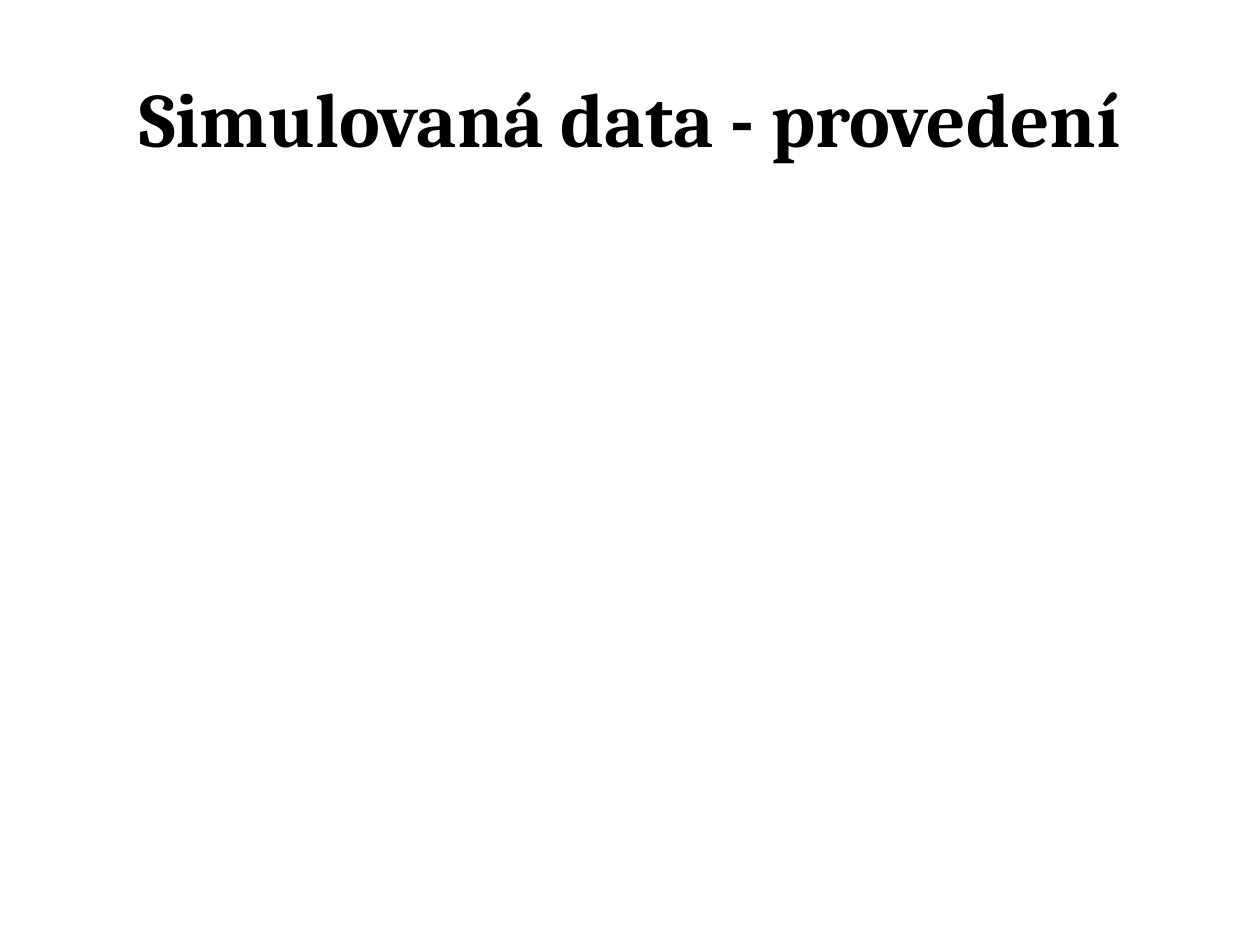
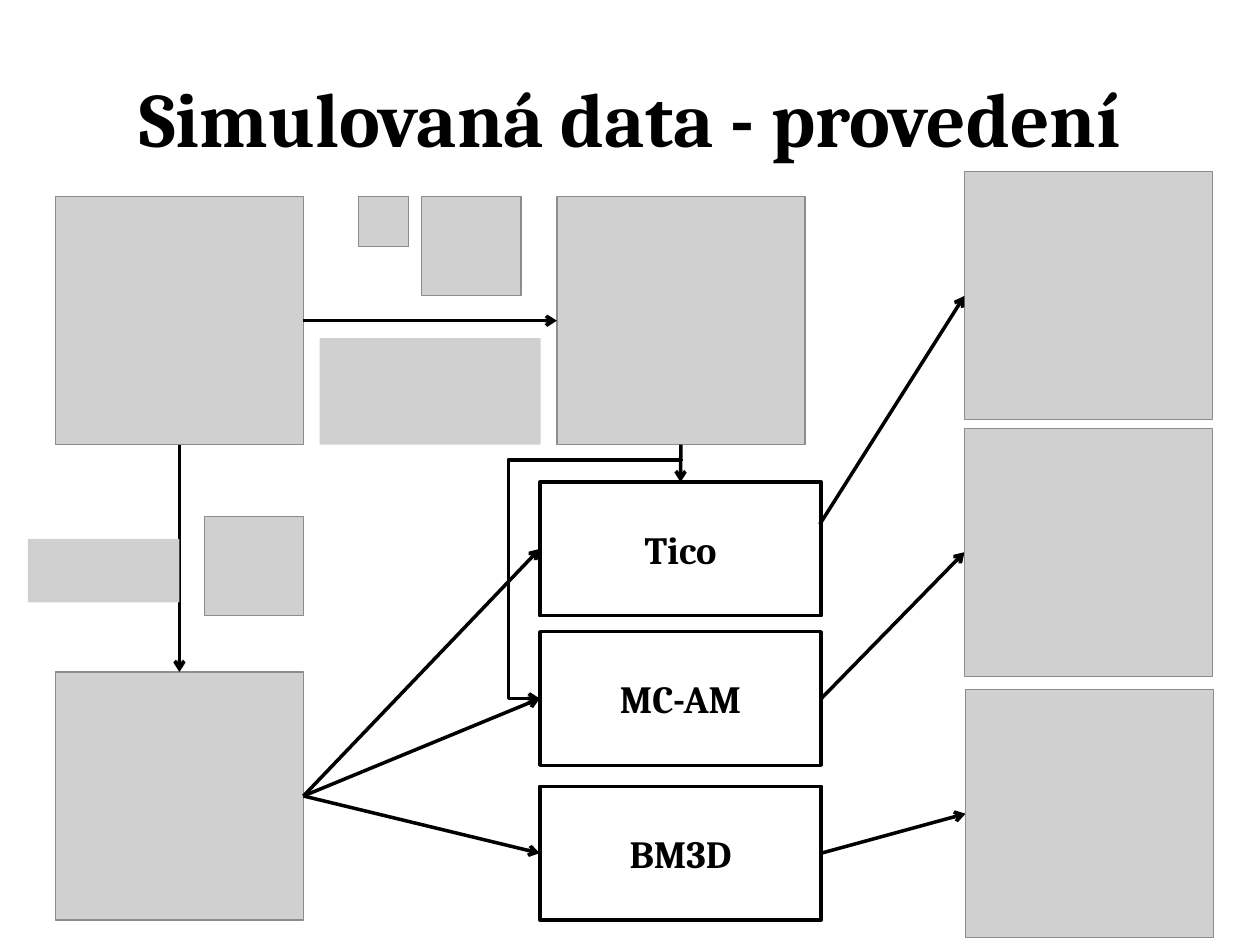
Before and after one commit to jozefsabo/Thesis, a slide deck: slide 12 of Docs/Jozef Sabo - Prezentace obhajoba.pptx. Drawn at 1260x945 pixels with LibreOffice and Linux fonts; fonts in the diff are those of the drawing; grey boxes stand for pictures. Boxes give left, top, right and bottom in pixels: in the first picture for what was removed or moved away, otherwise in the second. Text is boxed around its words. In the diff, an @@ line names an element or a change of style, - is before the commit and + after.

```diff
--- a/Docs/Jozef Sabo - Prezentace obhajoba.pptx
+++ b/Docs/Jozef Sabo - Prezentace obhajoba.pptx
@@ picture added at <box>964,171,1212,420</box> @@
@@ picture added at <box>55,197,304,445</box> @@
@@ picture added at <box>359,197,408,246</box> @@
@@ picture added at <box>422,197,522,296</box> @@
@@ picture added at <box>557,197,805,445</box> @@
@@ arrow added from (820, 524) to (964, 296), #000000 2 pt @@
@@ arrow added from (304, 321) to (557, 321), #000000 2 pt @@
@@ picture added at <box>320,338,541,445</box> @@
@@ arrow added from (179, 445) to (179, 672), #000000 2 pt @@
@@ arrow added from (680, 445) to (680, 483), #000000 2 pt @@
@@ picture added at <box>964,428,1212,677</box> @@
@@ elbow arrow added from (680, 461) to (539, 698), #000000 2 pt @@
@@ rectangle added at <box>539,483,820,616</box>, fill #FFFFFF, outline #000000 2 pt, 22 pt, text #000000, bold @@
+Tico
@@ picture added at <box>28,539,179,602</box> @@
@@ picture added at <box>204,517,304,616</box> @@
@@ arrow added from (304, 796) to (539, 549), #000000 2 pt @@
@@ arrow added from (822, 698) to (964, 552), #000000 2 pt @@
@@ rectangle added at <box>539,631,820,765</box>, fill #FFFFFF, outline #000000 2 pt, 22 pt, text #000000, bold @@
+MC-AM
@@ picture added at <box>55,672,304,920</box> @@
@@ picture added at <box>965,689,1213,937</box> @@
@@ arrow added from (304, 796) to (539, 698), #000000 2 pt @@
@@ arrow added from (304, 796) to (539, 853), #000000 2 pt @@
@@ rectangle added at <box>539,786,820,920</box>, fill #FFFFFF, outline #000000 2 pt, 22 pt, text #000000, bold @@
+BM3D
@@ arrow added from (822, 853) to (965, 814), #000000 2 pt @@
```
Also in this commit, not shown: 12 other slides changed, 8 slides added, 3 slides removed, 1 other file.
